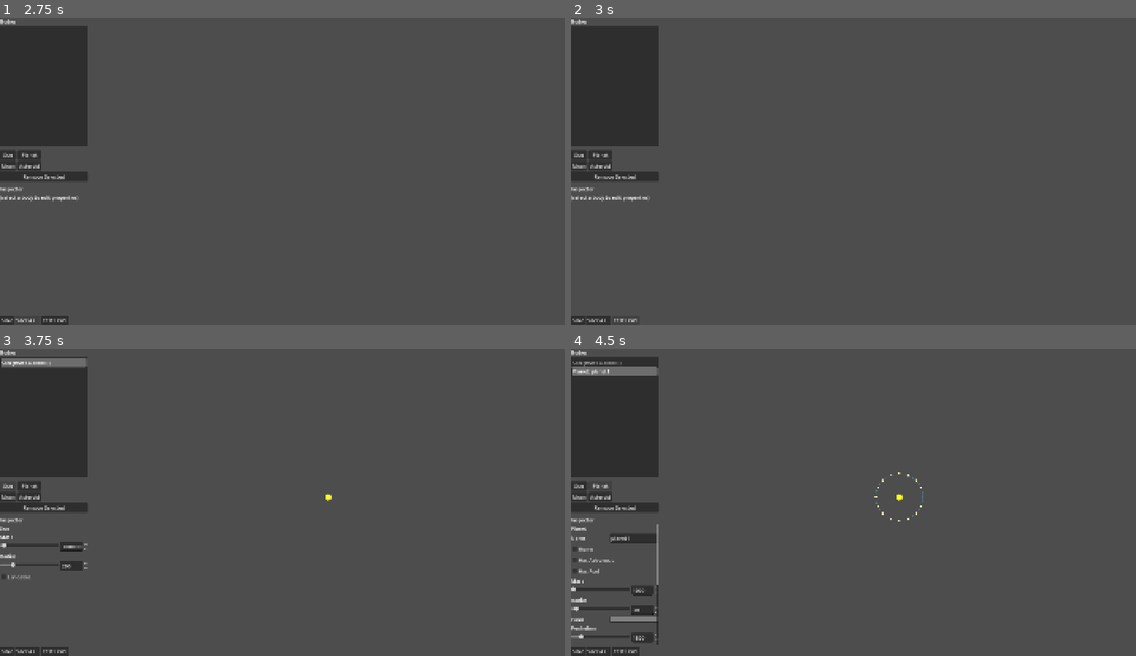
Above: before the commit, frames 1-4 (two rows, left to right).
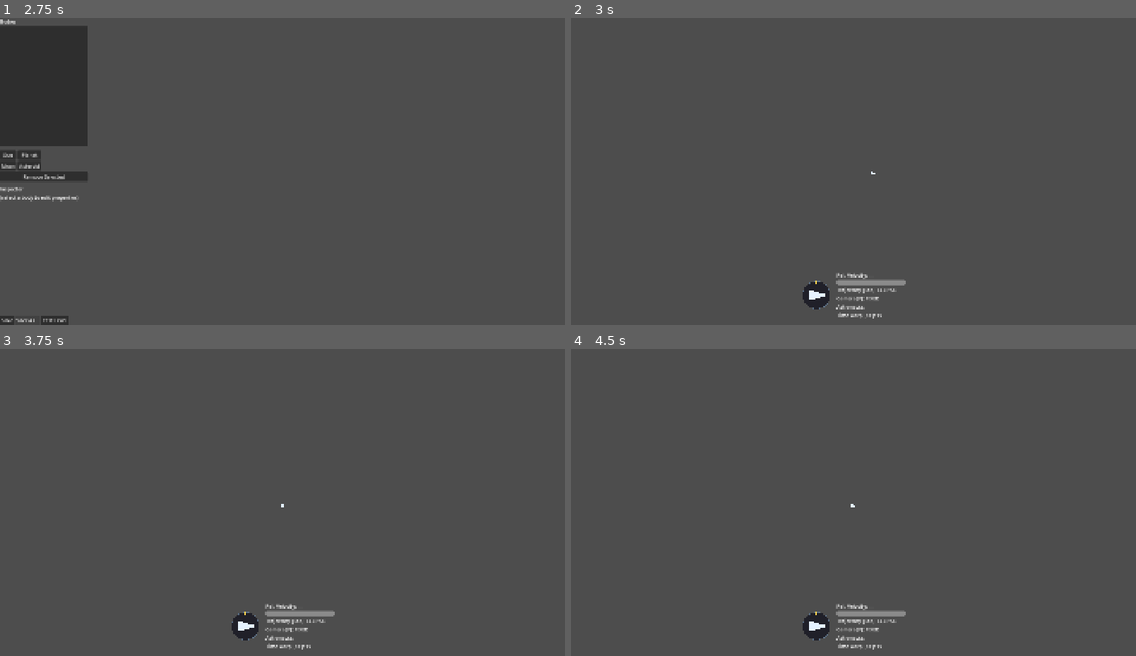
Above: after the commit, the same moments.

Repository: swan-eternal/astrorescue
Game: Godot game, scene res://scenes/main_menu.tscn
Same seed, same stepped clock (60 frames per second), same inputs: the game is played once before the commit and once after it.
Inputs (mouse positions are in pixels of both pictures, inside the frame that each line leads up to):
- Up to frame 1 (2.75 s): click "Level Editor" at 0.5 s; click "Save" at 1.25 s; click "Save As..." at 2 s
- Up to frame 2 (3 s): click "Test Level" at 2.75 s
- Up to frame 3 (3.75 s): click (5, 487) at 3.5 s, where only the run before the commit has a clickable "Sun"
- Up to frame 4 (4.5 s): click (599, 487) at 4.25 s, where only the run before the commit has a clickable "Planet"

Frame 1 is identical in both runs. In frame 2, 8.2% of the frame differs, in the area x 0-60%, y 0-100%; in frame 3, 8.5%; in frame 4, 9.6%, in the area x 0-63%, y 0-100%.

Commit message:
feat(tools): phase 6 test level + save (load + save-as deferred)
Test Level and Save, the two highest-value Phase 6 items for the
level editor. Load and Save As deferred as a follow-up (each needs
a path picker that's overkill for this MVP).

Test Level flow:
- Editor's Test Level button writes the in-memory spec to
  SaveState.test_spec and changes scene to res://scenes/level.tscn.
- LevelLoader._load_level checks SaveState.test_spec first;
  if non-empty, uses it and consumes the field (sets back to {}).
  Subsequent level loads (e.g., after winning the test and
  choosing Next Level) fall back to the normal JSON path.
- One-shot transfer mechanism — autoload survives scene changes,
  no temp file IO needed.

Save flow:
- Fixed path: user://levels/level_custom.json (creates the dir
  if missing via DirAccess.make_dir_recursive_absolute).
- 2-space JSON indent matches the existing data/levels/level_NN.json
  files so a custom-saved file can be diffed against them.
- Success path: print to Godot console (no UI status indicator yet).
- Error path: push_error with FileAccess.get_open_error() for the
  platform-specific failure code.

SaveState.test_spec (new autoload field):
- One Dictionary, default {}, documented as 'consumed on use.'
- Lives next to current_level_number which has the same pattern
  (set by caller, read by level scene, persists across scenes).

Scope deferred to Phase 6 follow-up:
- Save As: needs a path picker (FileDialog or LineEdit-based).
- Load: needs a file picker plus version-validate logic.
- Editor return path (Esc back to main menu).
- Per-edit current save path so multiple custom levels coexist.

Diff:
--- a/scripts/level_loader.gd
+++ b/scripts/level_loader.gd
@@ -38,8 +38,21 @@
 
 ## Resolve the level number from SaveState (set by main_menu /
 ## level_select in Phase 8), load the corresponding JSON, and build
-## the scene's per-level content from it.
+## the scene's per-level content from it. If SaveState.test_spec is
+## non-empty (set by the level editor's Test Level button), use that
+## spec instead — editor's in-memory state is the source of truth
+## during testing.
 func _load_level() -> void:
+	# Test level path: editor pushed a spec via SaveState.test_spec.
+	# Takes priority over JSON loading. Consumed on use so subsequent
+	# level loads (e.g., after winning and choosing Next Level) fall
+	# back to the normal JSON path.
+	if not SaveState.test_spec.is_empty():
+		var spec_to_use: Dictionary = SaveState.test_spec
+		SaveState.test_spec = {}
+		build_scene_from_spec(spec_to_use, get_parent())
+		return
+
 	var level_num: int = SaveState.current_level_number
 	if level_num < 1:
 		push_error("LevelLoader: SaveState.current_level_number is %d (must be >= 1)" % level_num)
--- a/scripts/save_state.gd
+++ b/scripts/save_state.gd
@@ -17,6 +17,14 @@
 # for the Restart button (so Restart returns to the level the player just
 # completed, not always level 1). Resets to 0 between game sessions.
 var current_level_number: int = 0
+
+
+# Editor test-spec: when non-empty, the next level scene to load uses
+# this spec instead of reading JSON from disk. Set by the level editor's
+# Test Level button. Consumed (set back to {}) by LevelLoader._load_level
+# on use — one-shot transfer mechanism so subsequent level loads fall
+# back to the normal JSON path.
+var test_spec: Dictionary = {}
 
 
 ## Load the saved state from disk on startup, so the menu's
--- a/tools/level_editor/level_editor.gd
+++ b/tools/level_editor/level_editor.gd
@@ -885,15 +885,47 @@
 	}
 
 
-# --- Save / Test Level stubs (Phase 6) ---
-
+# --- Save / Test Level (Phase 6 MVP) ---
+# Save writes to a fixed user://levels/level_custom.json path. Future
+# Save As / Load will track a per-edit path; for now overwriting the
+# same file is fine for iteration during development. Test Level pushes
+# the in-memory spec into SaveState.test_spec and changes scene to
+# level.tscn — the loader checks that field before JSON and uses the
+# editor's spec as the source of truth during testing.
+
+## Write the current in-memory spec to user://levels/level_custom.json
+## (creates the directory if missing). 2-space indent matches the
+## existing data/levels/level_NN.json files. Future: track a current
+## save path so multiple levels can coexist.
 func _on_save() -> void:
-	push_warning("LevelEditor: Save (Phase 6 — not implemented yet)")
-
-
+	const SAVE_DIR := "user://levels"
+	const SAVE_FILE := "level_custom.json"
+	if not DirAccess.dir_exists_absolute(SAVE_DIR):
+		var err := DirAccess.make_dir_recursive_absolute(SAVE_DIR)
+		if err != OK:
+			push_error("LevelEditor: failed to create %s (err %d)" % [SAVE_DIR, err])
+			return
+	var path := SAVE_DIR + "/" + SAVE_FILE
+	var file := FileAccess.open(path, FileAccess.WRITE)
+	if file == null:
+		push_error("LevelEditor: failed to open %s for writing (err %d)" % [path, FileAccess.get_open_error()])
+		return
+	file.store_string(JSON.stringify(spec, "  "))
+	file.close()
+	print("LevelEditor: saved to %s" % path)
+
+
+## Save As... (deferred to Phase 6 follow-up — needs a path picker).
 func _on_save_as() -> void:
-	push_warning("LevelEditor: Save As... (Phase 6 — not implemented yet)")
-
-
+	push_warning("LevelEditor: Save As... (Phase 6 follow-up — not implemented yet)")
+
+
+## "Play what I just made" — push the editor's spec into SaveState
+## and change to the actual game scene. The loader checks
+## SaveState.test_spec before reading JSON, so the editor's in-memory
+## spec is the source of truth. Loader consumes the field (sets back
+## to {}) so subsequent scene loads (e.g., winning the test and then
+## Next Level) fall back to JSON.
 func _on_test_level() -> void:
-	push_warning("LevelEditor: Test Level (Phase 6 — not implemented yet)")
+	SaveState.test_spec = spec
+	get_tree().change_scene_to_file("res://scenes/level.tscn")
